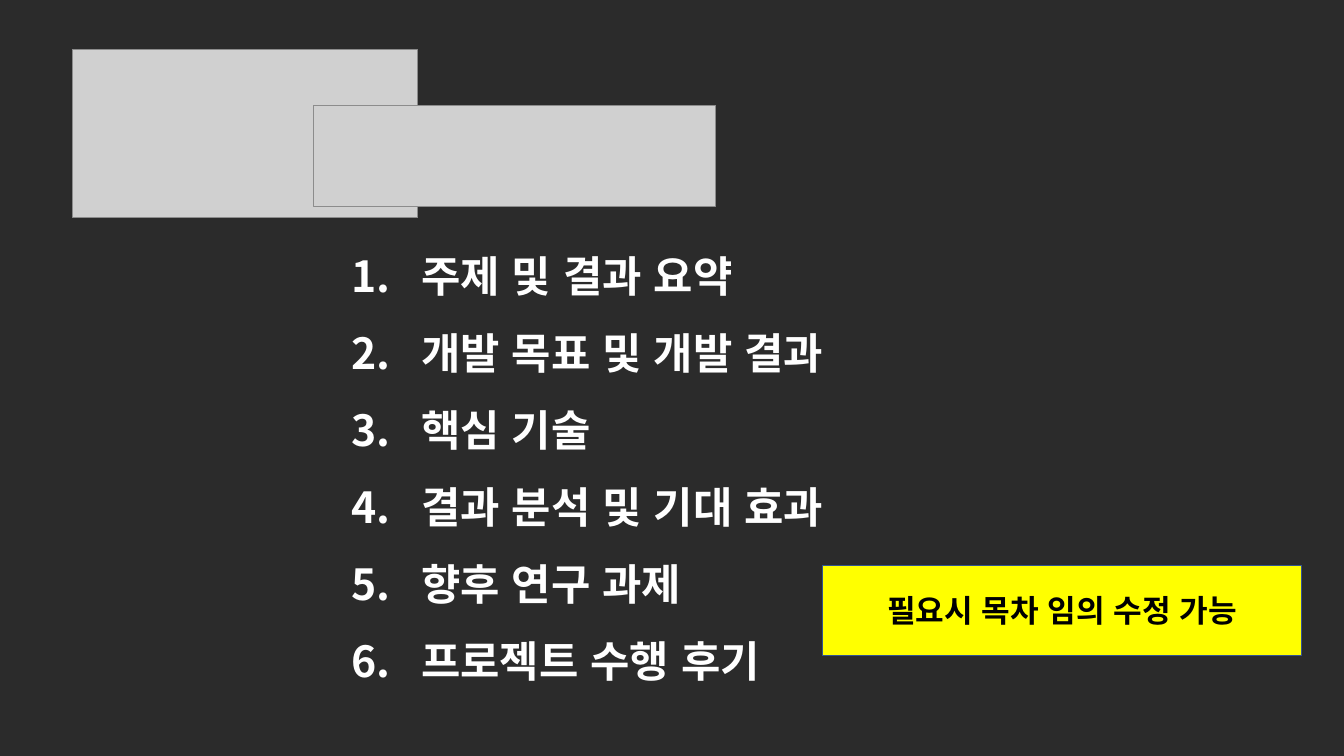
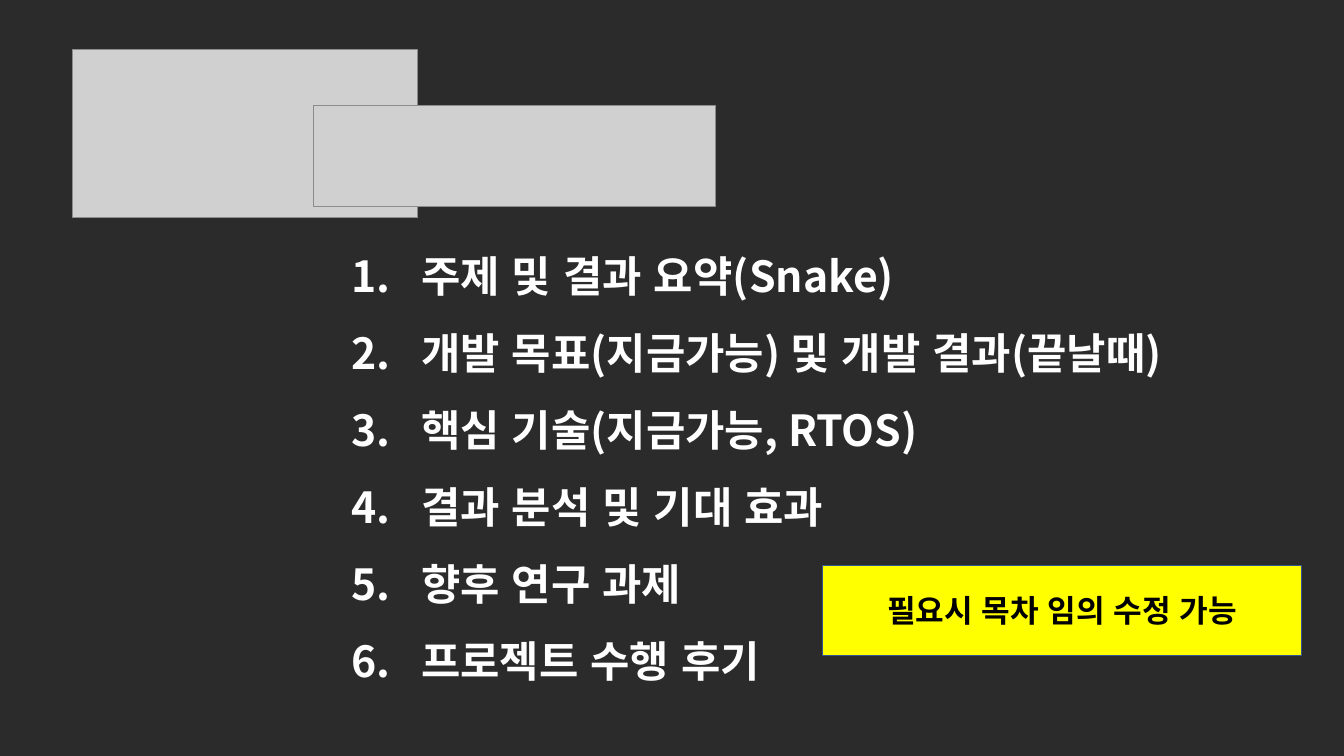
Before and after one commit to plat320/SWBootCamp7, a slide deck: slide 2 of 부트캠프_07기_RTOS_1팀(김정진, 김소연, 심훈, 이성훈)_최종보고서.pptx. Drawn at 1344x756 pixels with LibreOffice and Linux fonts; fonts in the diff are those of the drawing; grey boxes stand for pictures; background and template pictures are left out; a plain dark background stands for a picture behind light text. Boxes give left, top, right and bottom in pixels: in the first picture for what was removed or moved away, otherwise in the second. Text is boxed around its words. In the diff, an @@ line names an element or a change of style, - is before the commit and + after.

```diff
--- a/부트캠프_07기_RTOS_1팀(김정진, 김소연, 심훈, 이성훈)_최종보고서.pptx
+++ b/부트캠프_07기_RTOS_1팀(김정진, 김소연, 심훈, 이성훈)_최종보고서.pptx
@@ text at <box>421,256,1161,455</box>: text changed @@
-1. 주제 및 결과 요약
-2. 개발 목표 및 개발 결과
-3. 핵심 기술
+1. 주제 및 결과 요약(Snake)
+2. 개발 목표(지금가능) 및 개발 결과(끝날때)
+3. 핵심 기술(지금가능, RTOS)
```
Also in this commit, not shown: 6 other slides changed, 15 other files.
